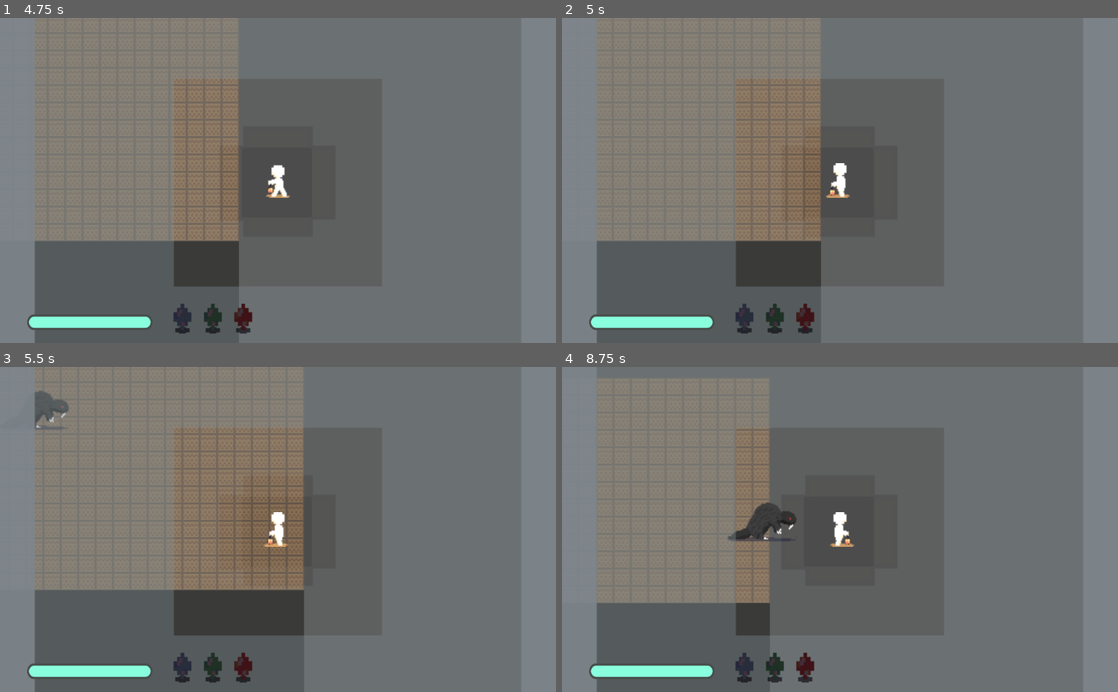
Above: before the commit, frames 1-4 (two rows, left to right).
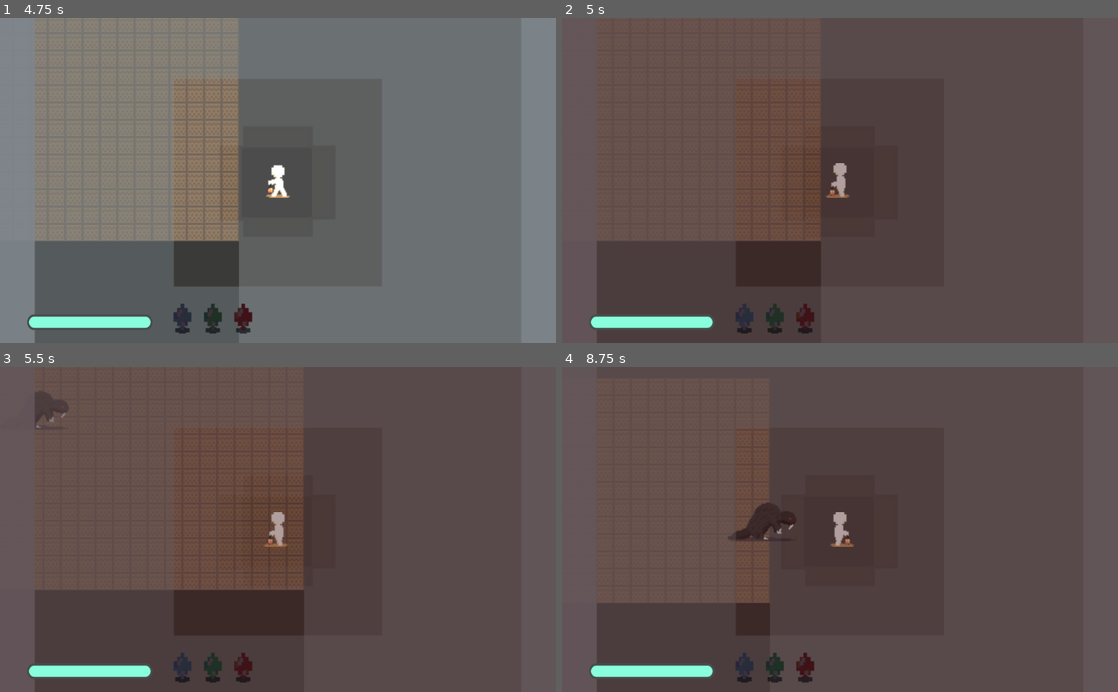
Above: after the commit, the same moments.

Repository: TheRealGecko/Roots
Game: Godot game, scene res://menu.tscn
Two runs of this game, one before a commit and one after it. Both use one fixed random seed, a clock stepped at 60 frames per second and the inputs below. The project has no main scene, so this scene is started directly.
Inputs (mouse positions are in pixels of both pictures, inside the frame that each line leads up to):
- Up to frame 1 (4.75 s): click "Start" at 0.5 s; tap Enter (enter) at 1.25, 1.35, 2.85, 4.35 s; move the mouse to (400, 164) at 1.27 s; hold Right (right_arrow) 1.28-2.03 s; move the mouse to (166, 196) at 2.02 s; hold Down (down_arrow) 2.03-2.78 s; tap Shift (shift) at 2.1, 3.6 s; move the mouse to (333, 109) at 2.77 s; hold Right (right_arrow) 2.78-3.53 s; move the mouse to (250, 245) at 3.52 s; hold Up (up_arrow) 3.53-4.28 s; move the mouse to (444, 229) at 4.27 s; hold Left (left_arrow) from 4.28 s (still down)
- Up to frame 2 (5 s): keep holding Left (left_arrow)
- Up to frame 3 (5.5 s): keep holding Left (left_arrow); move the mouse to (111, 480) at 5.02 s; tap Shift (shift) at 5.1 s
- Up to frame 4 (8.75 s): move the mouse to (867, 529) at 5.77 s; release Left (left_arrow) at 5.78 s; hold Down (down_arrow) 5.78-6.53 s; tap Enter (enter) at 5.85, 7.35 s; move the mouse to (756, 448) at 6.52 s; hold Right (right_arrow) 6.53-7.28 s; tap Shift (shift) at 6.6, 8.1 s; move the mouse to (962, 513) at 7.27 s; hold Up (up_arrow) 7.28-8.03 s; move the mouse to (728, 545) at 8.02 s; hold Right (right_arrow) from 8.03 s (still down)

Frame 1 is identical in both runs. In frame 2, 94% of the frame differs, in the area x 0-100%, y 0-100%; in frame 3, 95%; in frame 4, 95%.

Commit message:
heart beat + funky bg music

Diff:
--- a/Beaver.gd
+++ b/Beaver.gd
@@ -65,8 +65,17 @@
 func _on_Area2D_body_entered(body):
 	if body.name == "Player":
 		speed = 210
+		body.get_node("Thing/Coming").color = Color(0.23, 0.06, 0.06, 0.4)
+		body.get_node("Audio").pitch_scale = 0.7
+		body.get_node("Audio").volume_db = -6.5
+		body.get_node("Heart").playing = true
+
 
 
 func _on_Area2D_body_exited(body):
 	if body.name == "Player":
 		speed = 100
+		body.get_node("Thing/Coming").color = Color(0.23, 0.06, 0.06, 0)
+		body.get_node("Audio").pitch_scale = 0.83
+		body.get_node("Audio").volume_db = -1.5
+		body.get_node("Heart").playing = false
--- a/Game.gd
+++ b/Game.gd
@@ -3,6 +3,5 @@
 onready var player = $Player
 onready var nav = $Navigation2D
 
-
 func _on_Timer_timeout():
 	get_tree().call_group("Beaver", 'get_target_path', player.global_position)
--- a/Game.tres
+++ b/Game.tres
@@ -1,7 +1,8 @@
-[gd_resource type="TileSet" load_steps=4 format=2]
+[gd_resource type="TileSet" load_steps=5 format=2]
 
 [ext_resource path="res://res/wood_tile.png" type="Texture" id=1]
 [ext_resource path="res://res/wall.png" type="Texture" id=2]
+[ext_resource path="res://res/door.png" type="Texture" id=3]
 
 [sub_resource type="ConvexPolygonShape2D" id=2]
 points = PoolVector2Array( 32, 32, 0, 32, 0, 0, 32, 0 )
@@ -71,3 +72,17 @@
 "shape_transform": Transform2D( 1, 0, 0, 1, 0, 0 )
 } ]
 4/z_index = 0
+5/name = "door.png 5"
+5/texture = ExtResource( 3 )
+5/tex_offset = Vector2( 0, 0 )
+5/modulate = Color( 1, 1, 1, 1 )
+5/region = Rect2( 0, 0, 64, 32 )
+5/tile_mode = 0
+5/occluder_offset = Vector2( 0, 0 )
+5/navigation_offset = Vector2( 0, 0 )
+5/shape_offset = Vector2( 0, 0 )
+5/shape_transform = Transform2D( 1, 0, 0, 1, 0, 0 )
+5/shape_one_way = false
+5/shape_one_way_margin = 0.0
+5/shapes = [  ]
+5/z_index = 0
--- a/Player.gd
+++ b/Player.gd
@@ -24,6 +24,14 @@
 	$Bar/Blue.modulate = Color(0.25, 0.2, 0.25)
 	$Bar/Green.modulate = Color(0.25, 0.2, 0.25)
 	$Bar/Red.modulate = Color(0.25, 0.2, 0.25)
+
+	$Thing/Coming.color = Color(0.23, 0.06, 0.06, 0)
+
+	$Heart.playing = false
+
+	$Audio.playing = true
+	$Audio.pitch_scale = 0.83
+	$Audio.volume_db = -0.5
 
 
 func _physics_process(delta):
--- a/Player.tscn
+++ b/Player.tscn
@@ -6,6 +6,8 @@
 [ext_resource path="res://res/green.png" type="Texture" id=4]
 [ext_resource path="res://res/blue.png" type="Texture" id=5]
 [ext_resource path="res://res/red.png" type="Texture" id=6]
+[ext_resource path="res://music/heartbeat.wav" type="AudioStream" id=7]
+[ext_resource path="res://music/mall.mp3" type="AudioStream" id=8]
 
 [sub_resource type="AtlasTexture" id=1]
 flags = 4
@@ -142,7 +144,7 @@
 [node name="Bar" type="Sprite" parent="."]
 position = Vector2( -94.5, 123 )
 scale = Vector2( 0.820671, 0.979871 )
-z_index = 6
+z_index = 10
 
 [node name="ProgressBar" type="ProgressBar" parent="Bar"]
 anchor_left = -95.109
@@ -169,3 +171,20 @@
 [node name="Red" type="AnimatedSprite" parent="Bar"]
 position = Vector2( 76.1572, 3.5719 )
 frames = SubResource( 16 )
+
+[node name="Thing" type="Sprite" parent="."]
+z_index = 8
+
+[node name="Coming" type="ColorRect" parent="Thing"]
+margin_left = -512.0
+margin_top = -300.0
+margin_right = 512.0
+margin_bottom = 300.0
+color = Color( 0.227451, 0.0627451, 0.0627451, 1 )
+
+[node name="Heart" type="AudioStreamPlayer2D" parent="."]
+stream = ExtResource( 7 )
+volume_db = 24.0
+
+[node name="Audio" type="AudioStreamPlayer2D" parent="."]
+stream = ExtResource( 8 )
Not shown: 1 places in Player.tscn that only renumber resources
Not shown, added: music/heartbeat.wav.import
Not shown, added: music/mall.mp3.import
Not shown, added: music/heartbeat.wav
Not shown, added: music/mall.mp3
